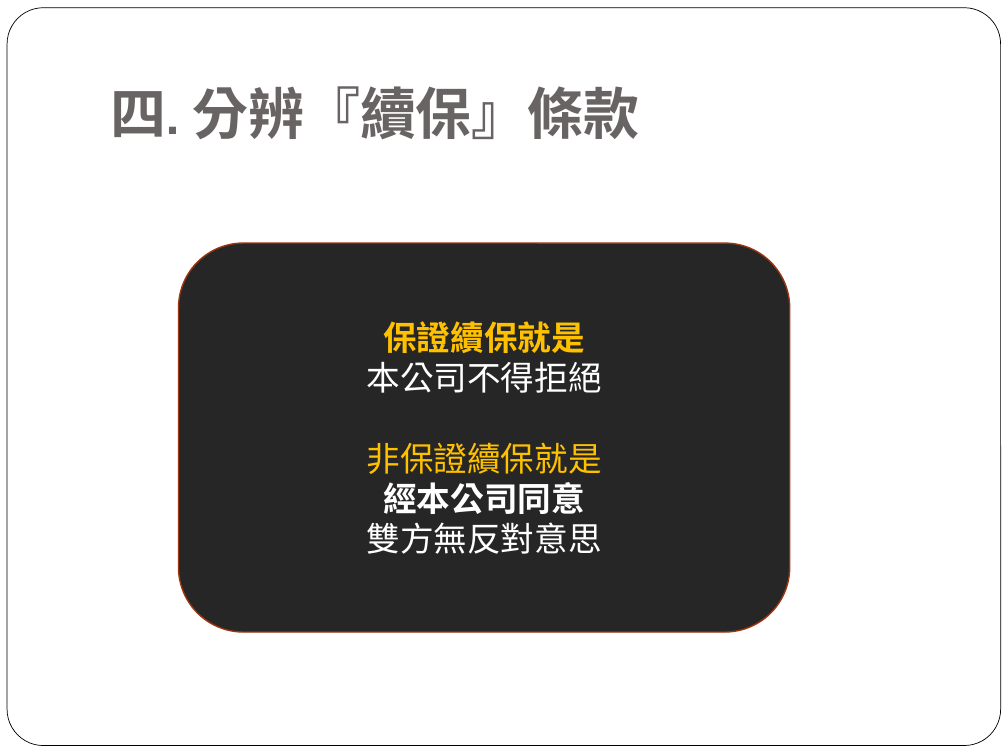
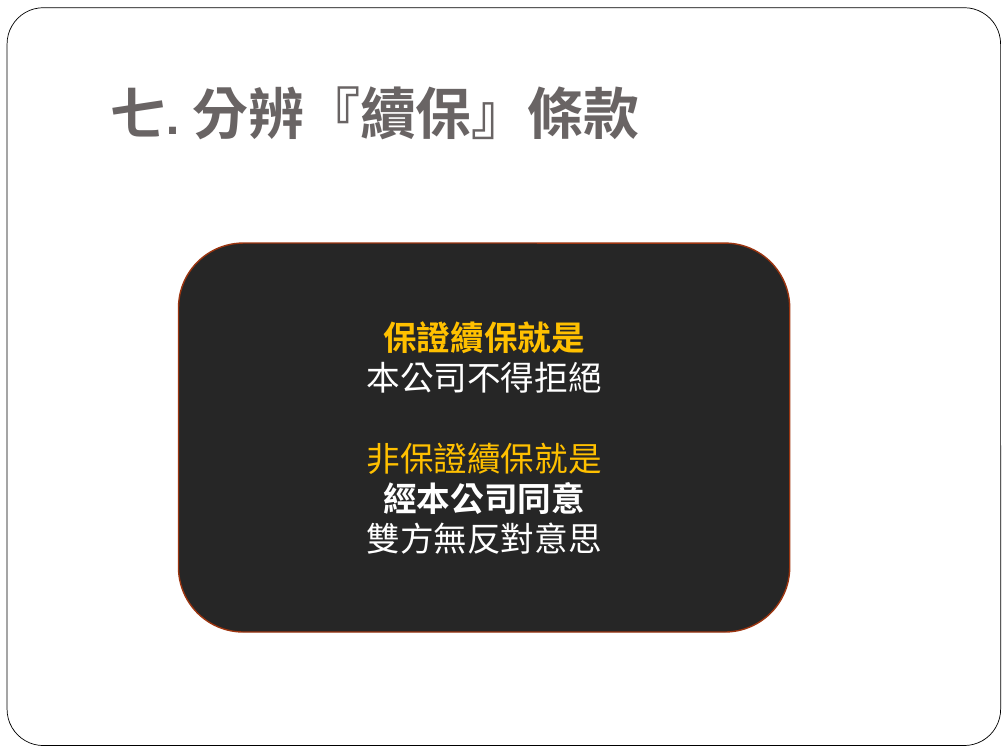
Before and after one commit to tale123456789/Resource, a slide deck: slide 12 of 續保作業.pptx (slide 6 before the commit). Drawn at 1008x756 pixels with LibreOffice and Linux fonts; fonts in the diff are those of the drawing. Boxes give left, top, right and bottom in pixels: in the first picture for what was removed or moved away, otherwise in the second. Text is boxed around its words. In the diff, an @@ line names an element or a change of style, - is before the commit and + after.

```diff
--- a/續保作業.pptx
+++ b/續保作業.pptx
@@ title at <box>111,86,640,139</box>: text changed @@
-四. 分辨『續保』條款
+七. 分辨『續保』條款
```
Also in this commit, not shown: 3 other slides changed, 6 slides added.
